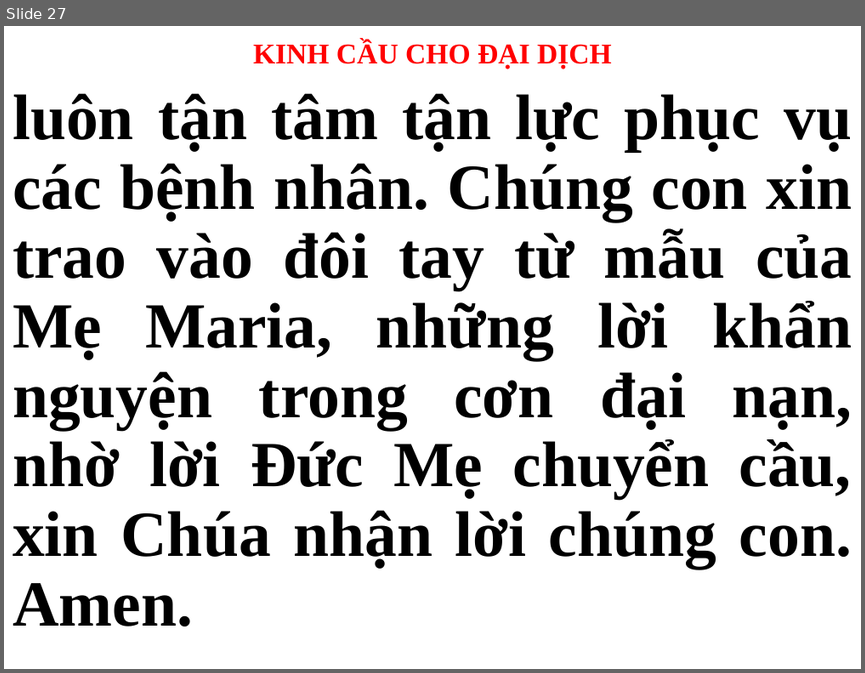
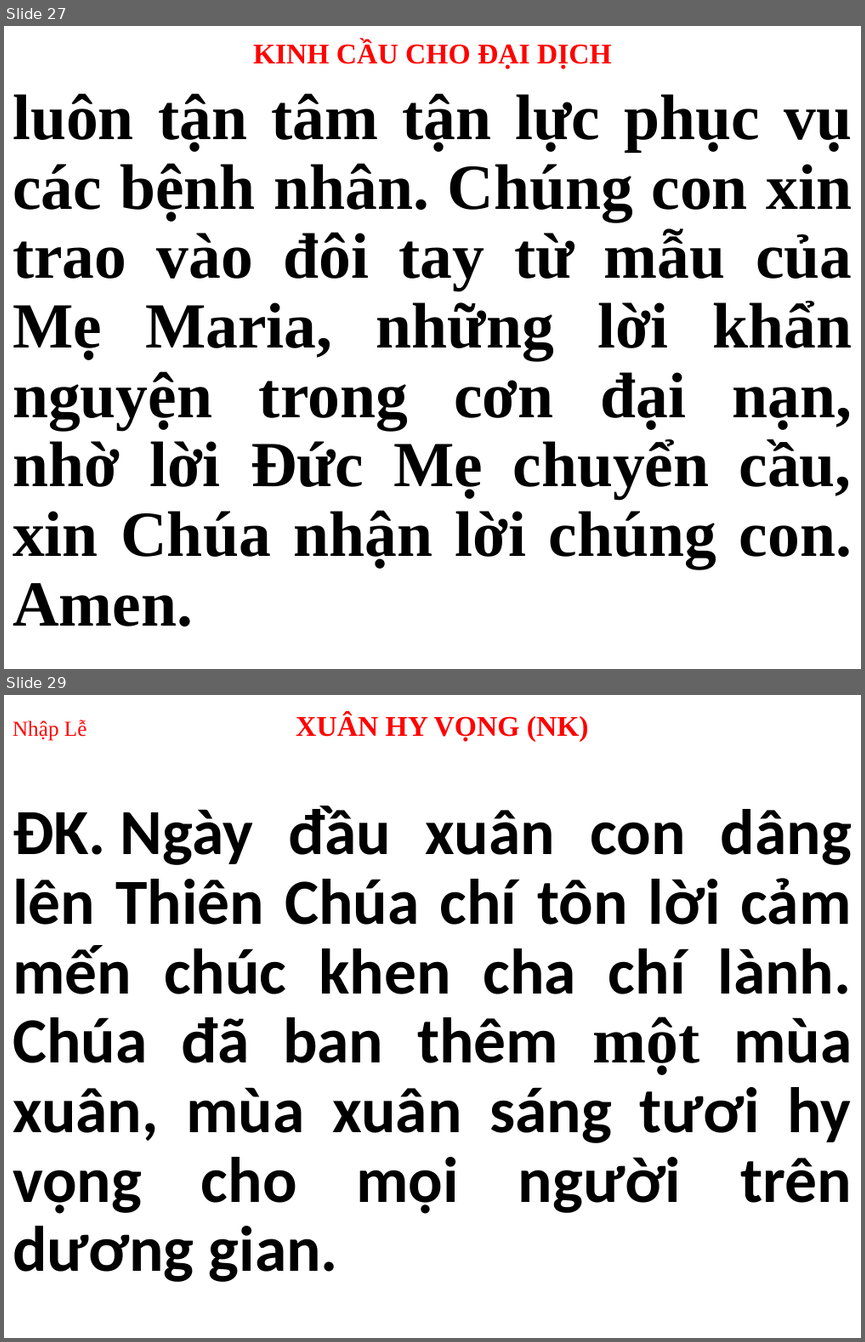
Before and after one commit to webfullstack99/usb-songs, a slide deck: CN.pptx. Shown one above the other, each under a label of ours: slide 27 before the commit, slides 27 and 29 after it; the slides between them are not shown. The pictures are 865x673 and 865x1342 pixels, drawn with LibreOffice and Linux fonts; fonts in the diff are those of the drawing. Boxes give left, top, right and bottom in pixels: in the first picture for what was removed or moved away, otherwise in the second. Text is boxed around its words. In the diff, an @@ line names an element or a change of style, - is before the commit and + after.

```diff
--- a/CN.pptx
+++ b/CN.pptx
@@ slide 29 added at (4, 695, 861, 1338), background #FFFFFF @@
@@ title added at (12, 713, 589, 741), 24 pt, text #FF0000, bold @@
+Nhập Lễ XUÂN HY VỌNG (NK)
@@ subtitle added at (12, 805, 851, 1281), 54 pt, text #000000, bold @@
+ĐK. Ngày đầu xuân con dâng lên Thiên Chúa chí tôn lời cảm mến chúc khen cha chí lành. Chúa đã ban thêm một mùa xuân, mùa xuân sáng tươi hy vọng cho mọi người trên dương gian.
```
Also in this commit, not shown: 4 slides changed, 30 other slides added, 47 slides removed, 1 other file.
